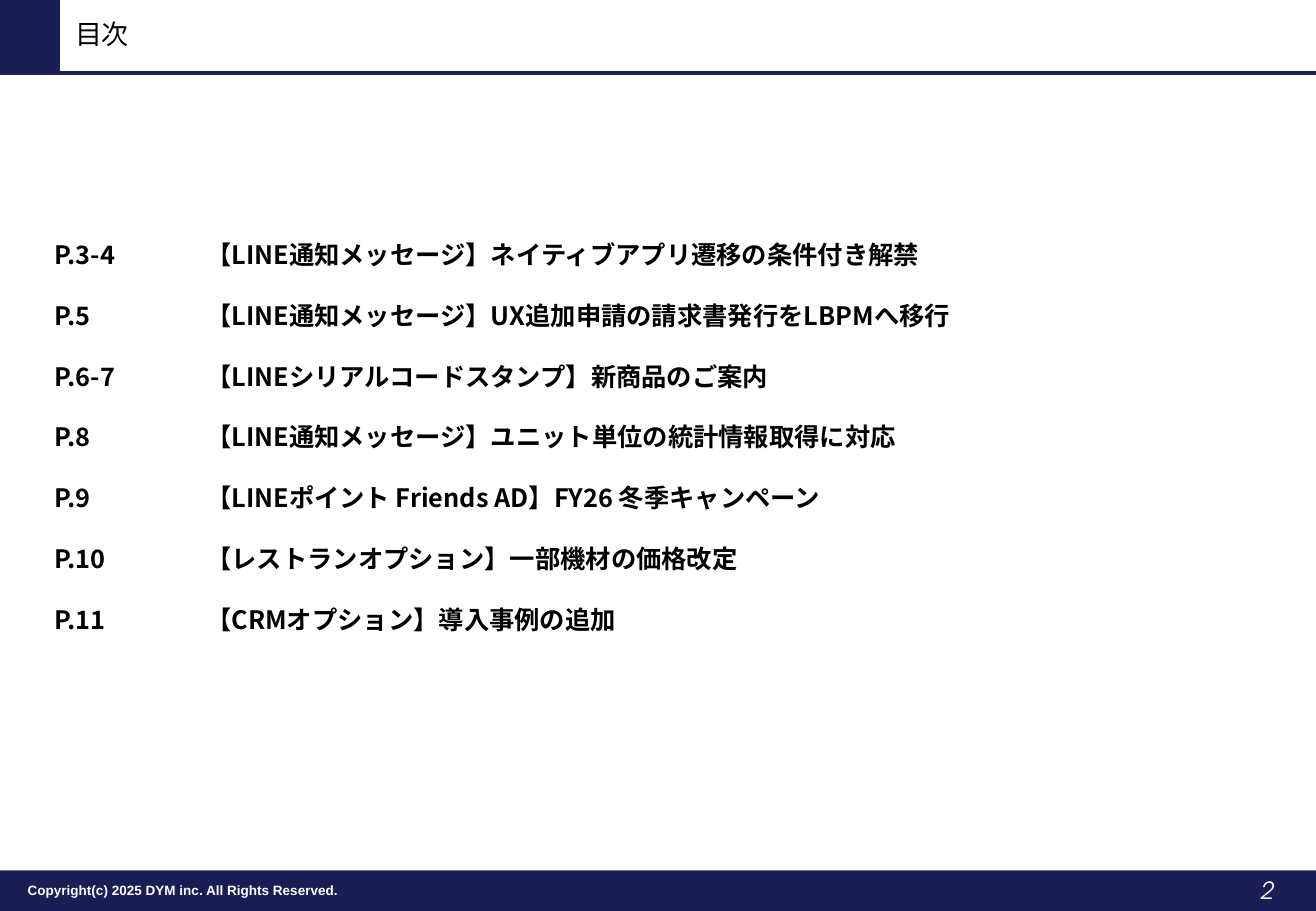
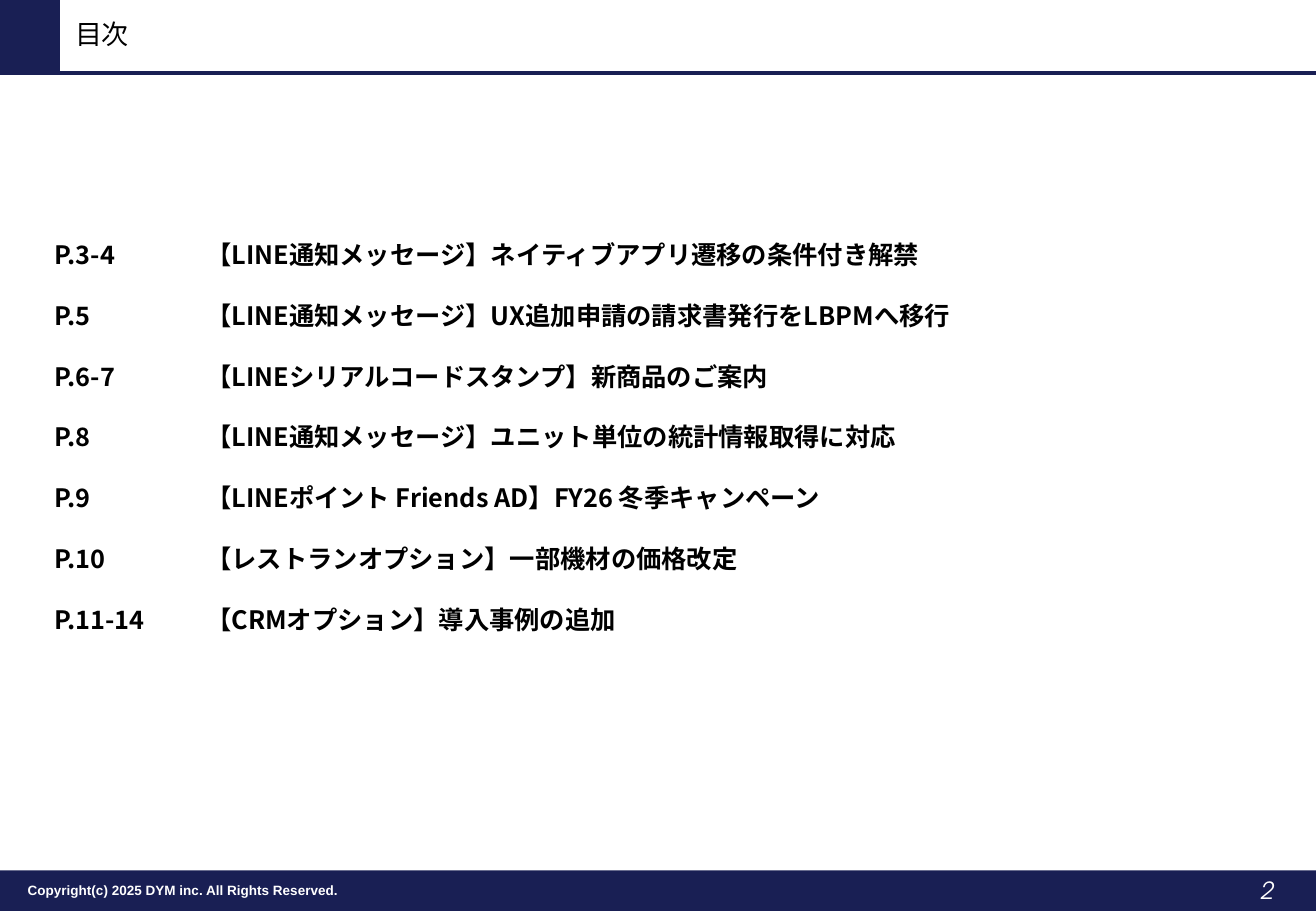
Before and after one commit to tonomura-r-dev/folder, a slide deck: slide 2 of LINEOA媒体最新情報_2026年10月トレンドレポート.pptx. Drawn at 1316x911 pixels with LibreOffice and Linux fonts; fonts in the diff are those of the drawing; background and template pictures are left out. Boxes give left, top, right and bottom in pixels: in the first picture for what was removed or moved away, otherwise in the second. Text is boxed around its words. In the diff, an @@ line names an element or a change of style, - is before the commit and + after.

```diff
--- a/LINEOA媒体最新情報_2026年10月トレンドレポート.pptx
+++ b/LINEOA媒体最新情報_2026年10月トレンドレポート.pptx
@@ text at (54, 610, 144, 630): text changed @@
-P.11
+P.11-14
```
Also in this commit, not shown: 1 other slide changed, 3 slides added, 1 other file.
